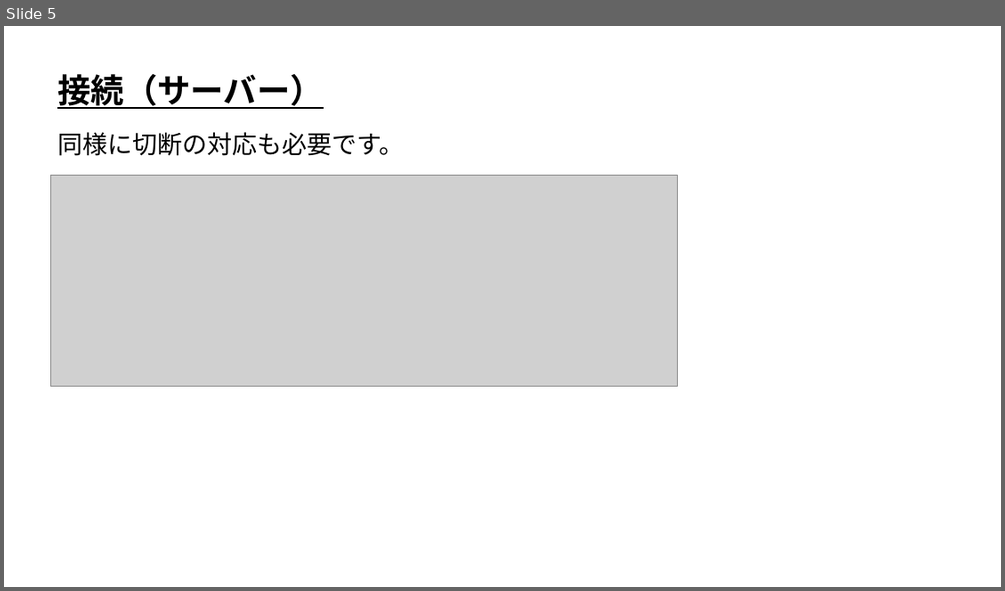
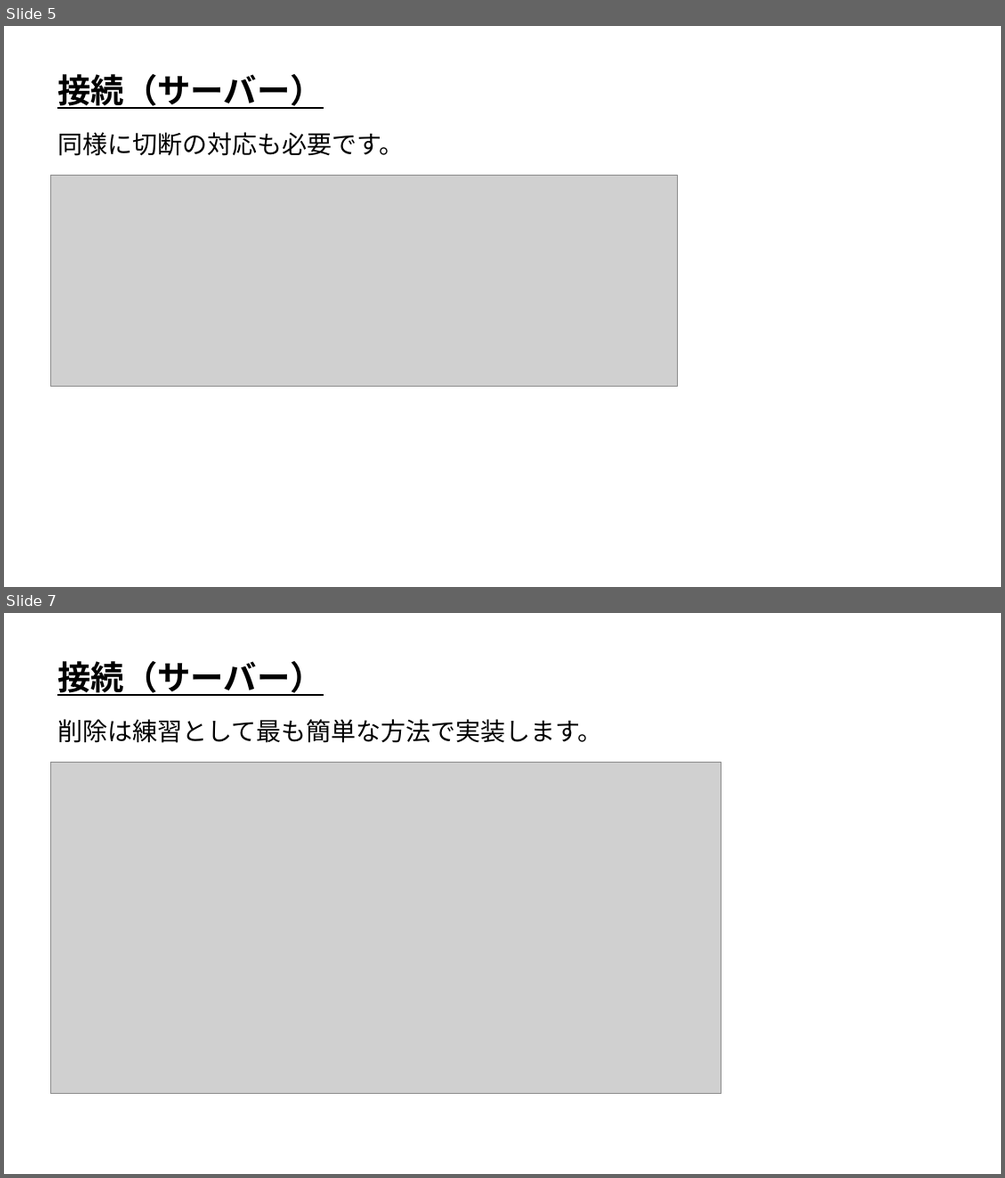
Before and after one commit to ArakiYusuke-Ohara/Textbook, a slide deck: ゲーム科3年/00_前期/オンラインゲームプログラミングⅠ/01_接続(サーバー).pptx. Shown one above the other, each under a label of ours: slide 5 before the commit, slides 5 and 7 after it; the slides between them are not shown. The pictures are 1005x591 and 1005x1178 pixels, drawn with LibreOffice and Linux fonts; fonts in the diff are those of the drawing; grey boxes stand for pictures. Boxes give left, top, right and bottom in pixels: in the first picture for what was removed or moved away, otherwise in the second. Text is boxed around its words. In the diff, an @@ line names an element or a change of style, - is before the commit and + after.

Commit message:
サーバー接続まで作成

```diff
--- a/ゲーム科3年/00_前期/オンラインゲームプログラミングⅠ/01_接続(サーバー).pptx
+++ b/ゲーム科3年/00_前期/オンラインゲームプログラミングⅠ/01_接続(サーバー).pptx
@@ slide 7 added at (4, 613, 1001, 1174), background #FFFFFF @@
@@ text added at (57, 661, 323, 696), 32 pt, text #000000, bold, underline @@
+接続（サーバー）
@@ text added at (57, 719, 602, 743), 24 pt, text #000000 @@
+削除は練習として最も簡単な方法で実装します。
@@ picture added at (50, 762, 721, 1094) @@
```
Also in this commit, not shown: 3 other slides added, 3 other files.
